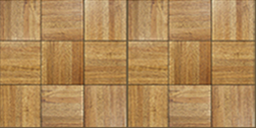
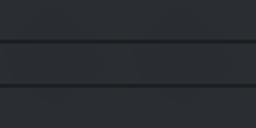
The second w=256, h=128 image is a revision of the first. Changes to its layers:
added layer "Слой 10" above "Слой 9" over [128, 0, 256, 128]
added layer "Слой 9" above "Слой 8" over [0, 0, 131, 128]
added layer "Слой 8" above "Слой 7" over [121, 0, 256, 128]
added layer "Слой 7" above "Слой 6" over [0, 0, 131, 128]
added layer "Слой 6" above "Слой 5" over [0, 0, 256, 128]